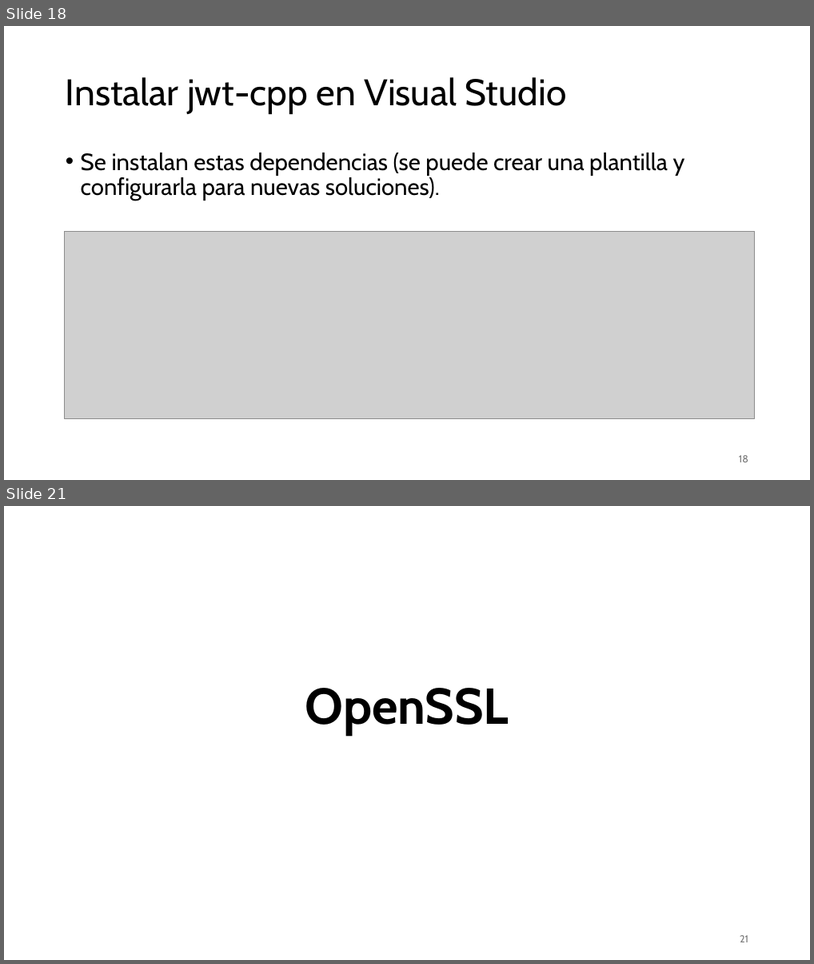
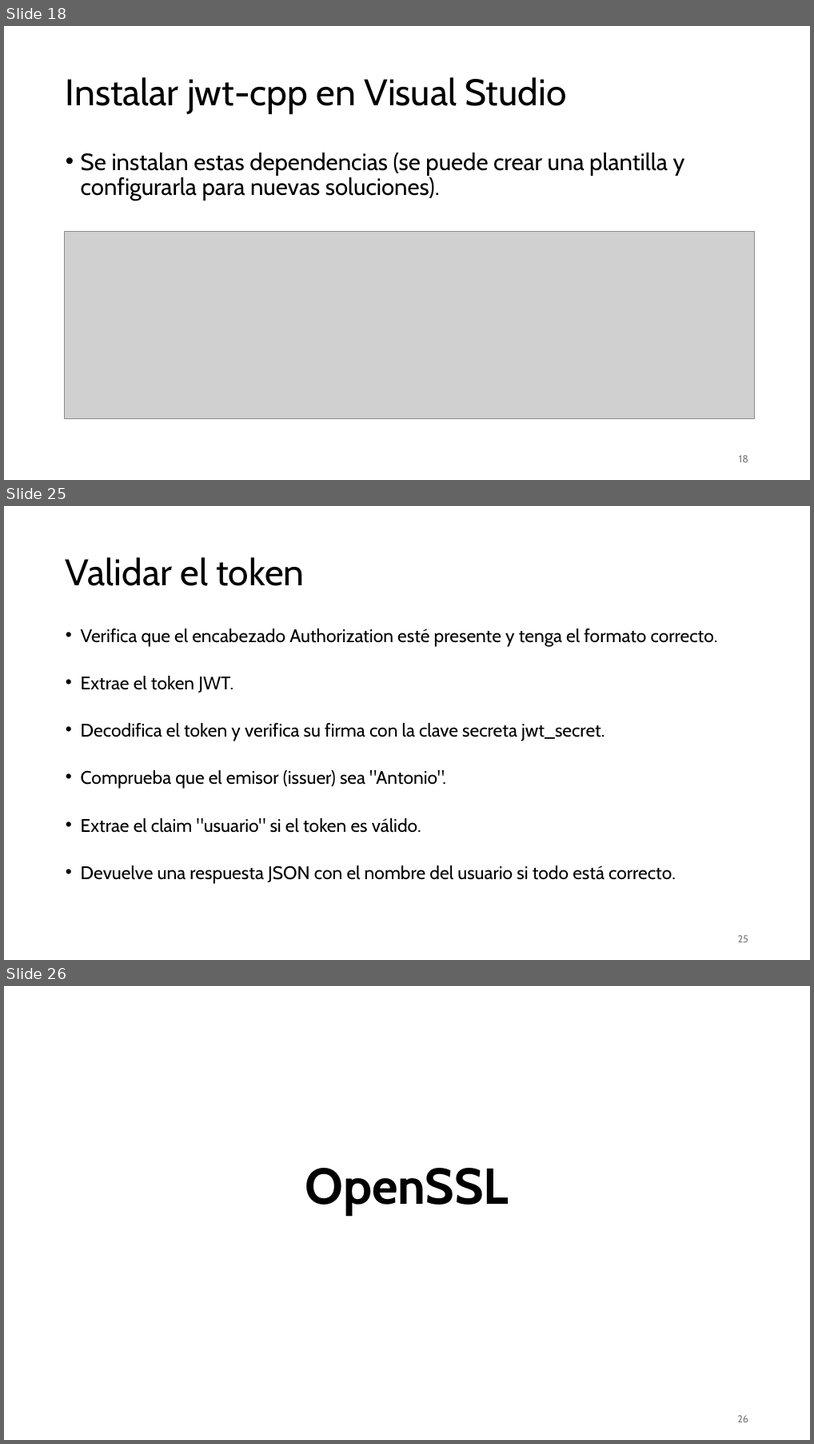
Before and after one commit to aldebarran22/CURSO_CPP_SERVICIOS_30H, a slide deck: doc/6_Seguridad_servicios_web_cpp.pptx. Shown one above the other, each under a label of ours: slides 18 and 21 before the commit, slides 18, 25 and 26 after it; the slides between them are not shown. The pictures are 814x964 and 814x1444 pixels, drawn with LibreOffice and Linux fonts; fonts in the diff are those of the drawing; grey boxes stand for pictures. Boxes give left, top, right and bottom in pixels: in the first picture for what was removed or moved away, otherwise in the second. Text is boxed around its words. In the diff, an @@ line names an element or a change of style, - is before the commit and + after.

```diff
--- a/doc/6_Seguridad_servicios_web_cpp.pptx
+++ b/doc/6_Seguridad_servicios_web_cpp.pptx
@@ slide 25 added at box(4, 506, 810, 960), background #FFFFFF @@
@@ title added at box(66, 557, 305, 586), 44 pt, text #000000 @@
+Validar el token
@@ text added at box(81, 628, 718, 884), 21.7 pt, text #000000 @@
+• Verifica que el encabezado Authorization esté presente y tenga el formato correcto.
+• Extrae el token JWT.
+• Decodifica el token y verifica su firma con la clave secreta jwt_secret.
+• Comprueba que el emisor (issuer) sea "Antonio".
+• Extrae el claim "usuario" si el token es válido.
+• Devuelve una respuesta JSON con el nombre del usuario si todo está correcto.
@@ page number added at box(738, 935, 749, 942), 12 pt, text #797979 @@
+25
@@ what was slide 21 is now slide 26 @@
@@ page number at box(738, 1415, 749, 1422): text changed @@
-21
+26
```
Also in this commit, not shown: 3 slides changed, 4 other slides added, 1 other file.
